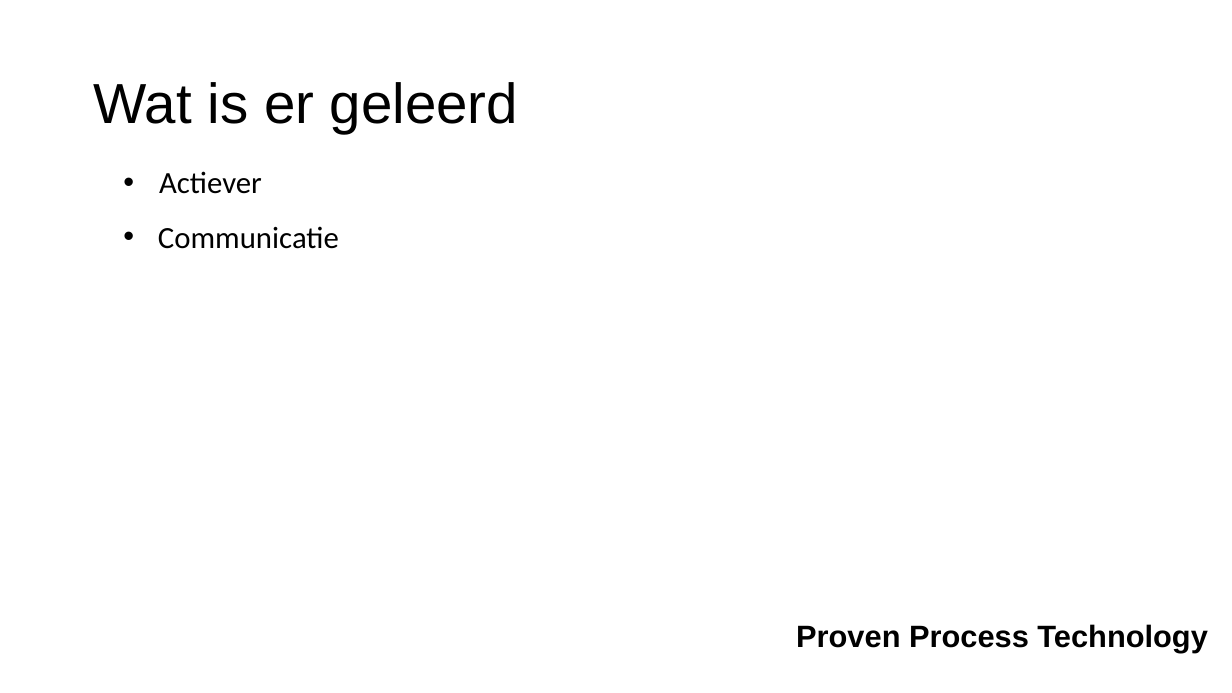
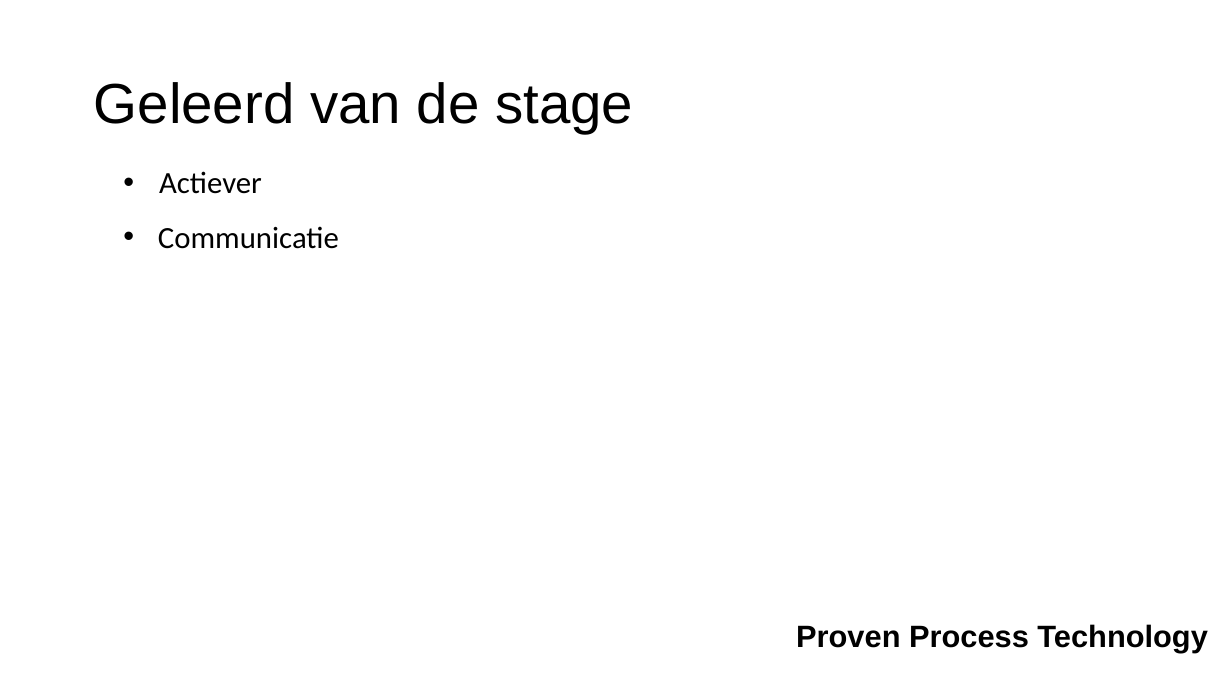
Before and after one commit to Kenozakesy/POC_MVVM, a slide deck: slide 8 of Werkzaamheden.pptx. Drawn at 1232x693 pixels with LibreOffice and Linux fonts; fonts in the diff are those of the drawing; background and template pictures are left out. Boxes give left, top, right and bottom in pixels: in the first picture for what was removed or moved away, otherwise in the second. Text is boxed around its words. In the diff, an @@ line names an element or a change of style, - is before the commit and + after.

```diff
--- a/Werkzaamheden.pptx
+++ b/Werkzaamheden.pptx
@@ title at box(94, 82, 633, 133): text changed @@
-Wat is er geleerd
+Geleerd van de stage
```
Also in this commit, not shown: 4 other slides changed, 7 other files.
